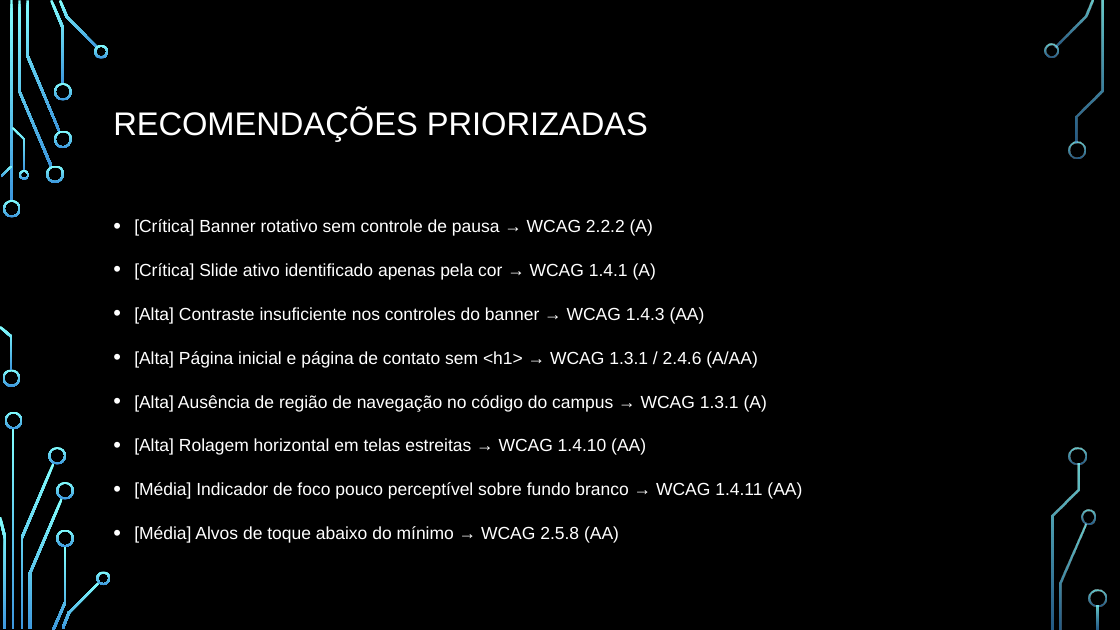
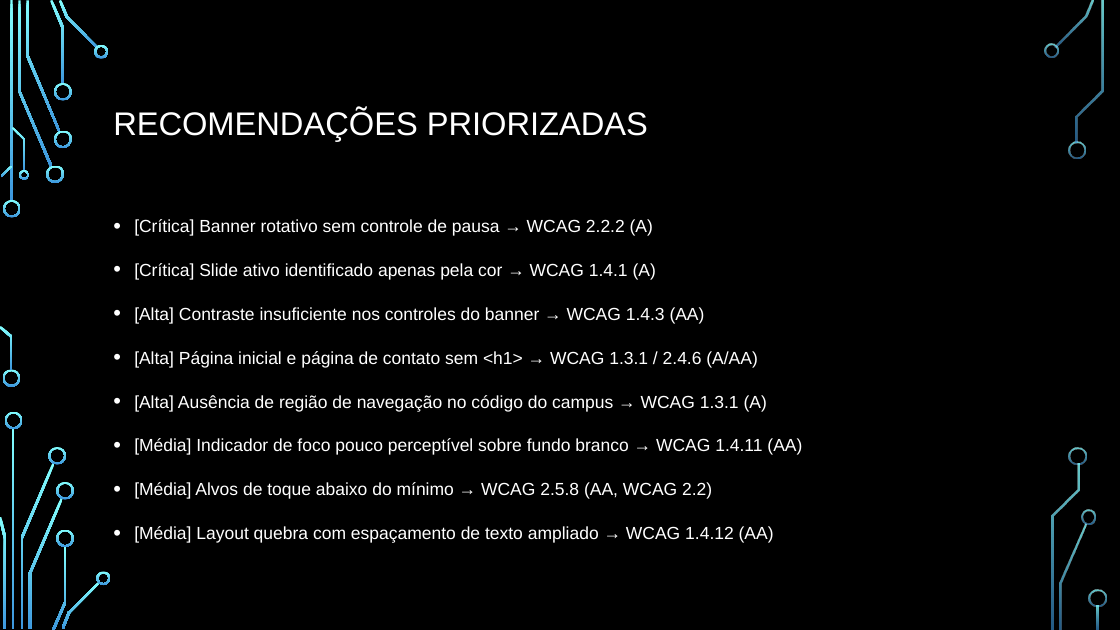
Before and after one commit to guilhermedopp/atividades, a slide deck: slide 19 of apresentacao/APRESENTACAO_AVALIACAO_ACESSIBILIDADE.pptx. Drawn at 1120x630 pixels with LibreOffice and Linux fonts; fonts in the diff are those of the drawing; background and template pictures are left out. Boxes give left, top, right and bottom in pixels: in the first picture for what was removed or moved away, otherwise in the second. Text is boxed around its words. In the diff, an @@ line names an element or a change of style, - is before the commit and + after.

```diff
--- a/apresentacao/APRESENTACAO_AVALIACAO_ACESSIBILIDADE.pptx
+++ b/apresentacao/APRESENTACAO_AVALIACAO_ACESSIBILIDADE.pptx
@@ text at [134,438,646,455]: paragraph removed @@
-• [Alta] Rolagem horizontal em telas estreitas → WCAG 1.4.10 (AA)
@@ text at [134,482,774,543]: text changed @@
-• [Média] Alvos de toque abaixo do mínimo → WCAG 2.5.8 (AA)
+• [Média] Alvos de toque abaixo do mínimo → WCAG 2.5.8 (AA, WCAG 2.2)
+• [Média] Layout quebra com espaçamento de texto ampliado → WCAG 1.4.12 (AA)
```
Also in this commit, not shown: 6 other slides changed, 20 other files.
